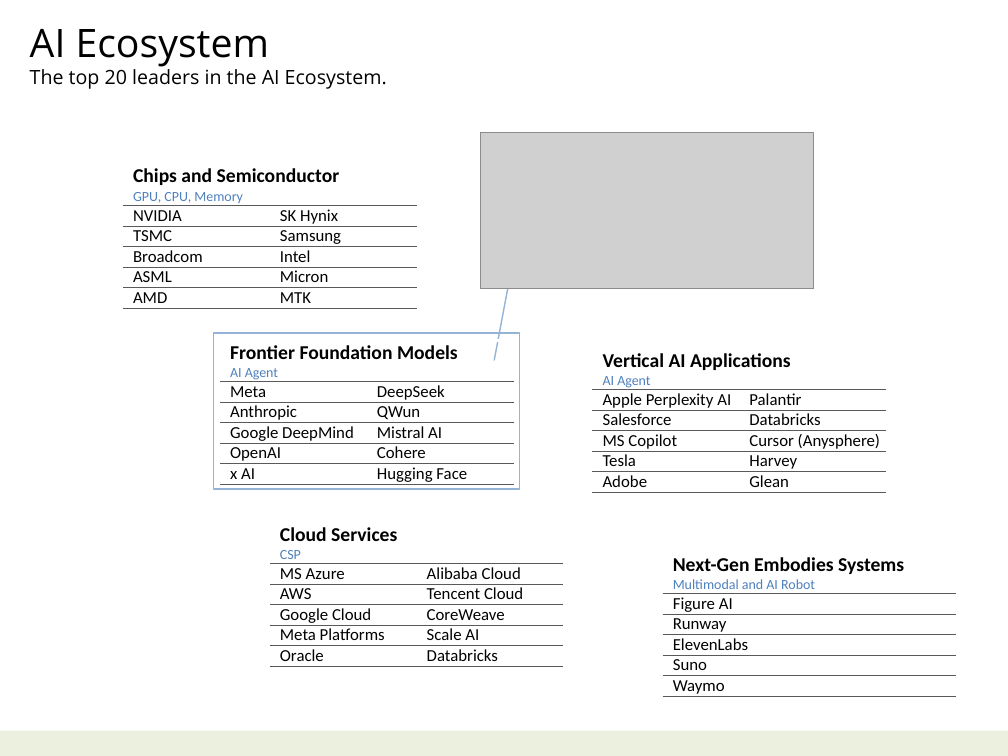
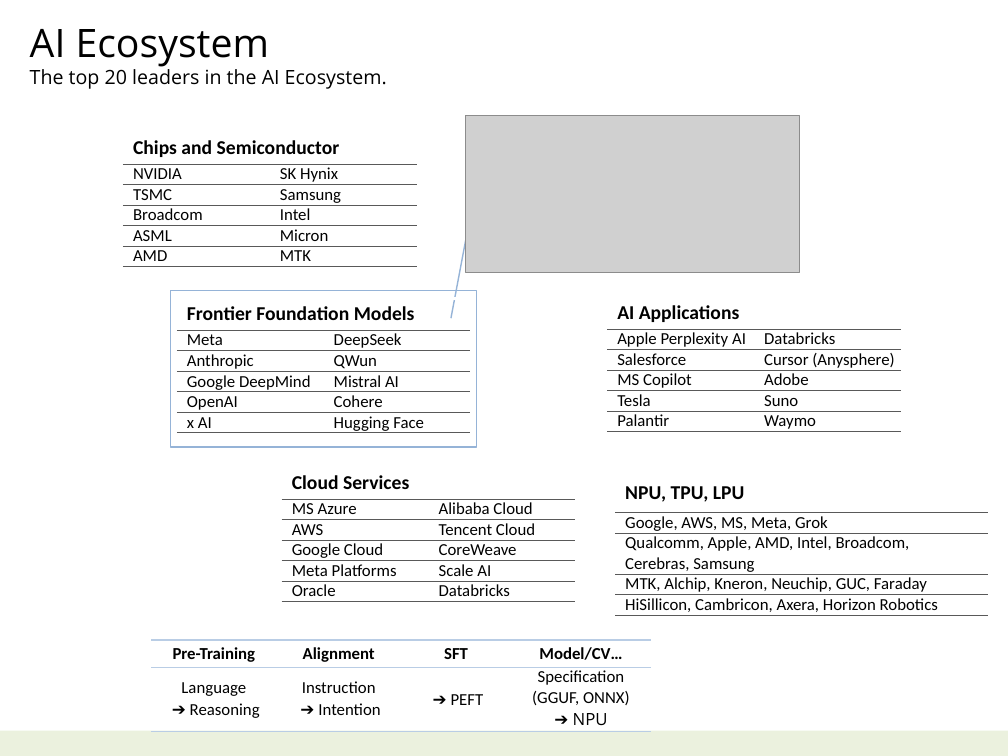
Before and after one commit to navibator/crazy-ai, a slide deck: slide 19 of ai.pptx. Drawn at 1008x756 pixels with LibreOffice and Linux fonts; fonts in the diff are those of the drawing; grey boxes stand for pictures. Boxes give left, top, right and bottom in pixels: in the first picture for what was removed or moved away, otherwise in the second. Text is boxed around its words. In the diff, an @@ line names an element or a change of style, - is before the commit and + after.

Commit message:
summary

```diff
--- a/ai.pptx
+++ b/ai.pptx
@@ picture moved from (x1=480, y1=132, x2=813, y2=288) to (x1=466, y1=116, x2=799, y2=272) @@
@@ table at (x1=123, y1=132, x2=417, y2=265) @@
-row 1, column 1: Chips and Semiconductor / GPU, CPU, Memory
+row 1, column 1: Chips and Semiconductor
@@ table resized from (x1=123, y1=164, x2=417, y2=307) to (x1=123, y1=132, x2=417, y2=265) @@
@@ border callout moved from (x1=214, y1=333, x2=520, y2=489) to (x1=170, y1=290, x2=477, y2=447) @@
@@ table at (x1=176, y1=298, x2=471, y2=435) @@
-row 1, column 1: Frontier Foundation Models / AI Agent
+row 1, column 1: Frontier Foundation Models
@@ table resized from (x1=220, y1=341, x2=514, y2=486) to (x1=176, y1=298, x2=471, y2=435) @@
@@ table at (x1=607, y1=297, x2=901, y2=433) @@
-row 1, column 1: Vertical AI Applications / AI Agent
+row 1, column 1: AI Applications
-row 2, column 2: Palantir
+row 2, column 2: Databricks
-row 3, column 2: Databricks
+row 3, column 2: Cursor (Anysphere)
-row 4, column 2: Cursor (Anysphere)
+row 4, column 2: Adobe
-row 5, column 2: Harvey
+row 5, column 2: Suno
-row 6, column 1: Adobe
+row 6, column 1: Palantir
-row 6, column 2: Glean
+row 6, column 2: Waymo
@@ table resized from (x1=593, y1=349, x2=887, y2=491) to (x1=607, y1=297, x2=901, y2=433) @@
@@ table at (x1=282, y1=467, x2=577, y2=600) @@
-row 1, column 1: Cloud Services CSP
+row 1, column 1: Cloud Services
@@ table resized from (x1=270, y1=522, x2=564, y2=665) to (x1=282, y1=467, x2=577, y2=600) @@
@@ table at (x1=615, y1=473, x2=988, y2=616) @@
-row 1: Next-Gen Embodies Systems / Multimodal and AI Robot
-row 2: Figure AI
-row 3: Runway
-row 4: ElevenLabs
-row 5: Suno
-row 6: Waymo
+row 1: NPU, TPU, LPU
+row 2: Google, AWS, MS, Meta, Grok
+row 3: Qualcomm, Apple, AMD, Intel, Broadcom, / Cerebras, Samsung
+row 4: MTK, Alchip, Kneron, Neuchip, GUC, Faraday
+row 5: HiSillicon, Cambricon, Axera, Horizon Robotics
@@ table resized from (x1=662, y1=552, x2=956, y2=698) to (x1=615, y1=473, x2=988, y2=616) @@
@@ table added at (x1=151, y1=640, x2=651, y2=729), 2 rows, 4 columns @@
+Pre-Training | Alignment | SFT | Model/CV…
+Language / ➔ Reasoning | Instruction / ➔ Intention | ➔ PEFT | Specification / (GGUF, ONNX) / ➔ NPU
```
